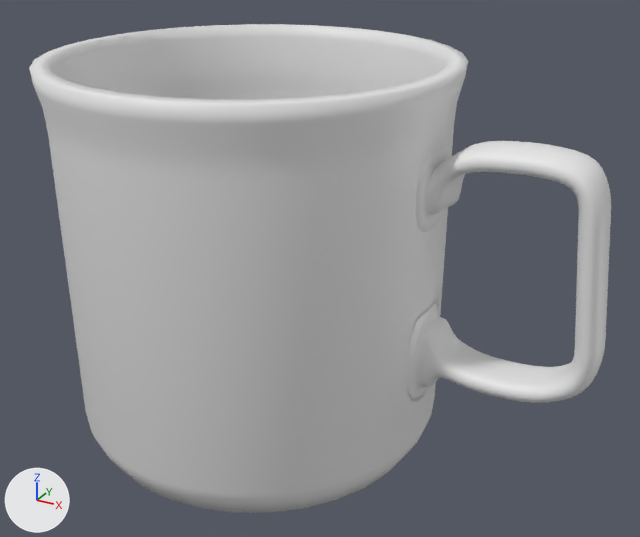
The Blender file krita/cup/cup.blend as it was, and as the next commit left it.
One viewpoint serves both versions: a 50 mm camera at (0.089, -0.1363, 0.1048) aimed at (0.0143, -0.0006, 0.037). Every picture has the same lights, and +X, +Y and +Z are marked at lower left.

Script lines for the objects in view, before the commit:
```python
me_cylinder = bpy.data.meshes.new('Cylinder')
me_cylinder.from_pydata(...)  # 224 vertices, 193 faces; spans x -0.0384..0.0384, y -0.0385..0.0386, z -0.0001..0.0755
me_cylinder.polygons.foreach_set('use_smooth', [True] * 193)
me_plane = bpy.data.meshes.new('Plane')
me_plane.from_pydata(...)  # 300 vertices, 291 faces; spans x -0.0192..0.0232, y -0.0079..0.0079, z 0.0147..0.0661
me_plane.polygons.foreach_set('use_smooth', [True] * 291)
ob_cylinder = bpy.data.objects.new('Cylinder', me_cylinder)
ob_cylinder.location = (0.0, 0.0, 0.0)
_m = ob_cylinder.modifiers.new('Solidify', 'SOLIDIFY')
_m.thickness = 0.003
ob_plane = bpy.data.objects.new('Plane', me_plane)
ob_plane.location = (0.0508, 0.0, 0.0)
ob_plane.scale = (0.737, 1.0, 1.0)
_vg = ob_plane.vertex_groups.new(name='Group')
# vertex group weights elided
_m = ob_plane.modifiers.new('Subdivision', 'SUBSURF')
_m.render_levels = 1
_m = ob_plane.modifiers.new('Shrinkwrap', 'SHRINKWRAP')
_m.target = ob_cylinder
_m.vertex_group = 'Group'
```
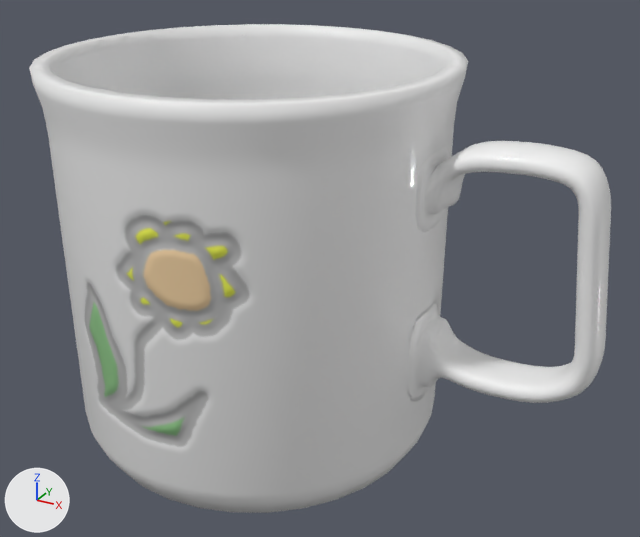
What changed in the scene script:
```text
Add img_cup_normal_png:
    img_cup_normal_png = load_image('cup_normal.png', 'cup_normal.png', 1024, 1024, 'Non-Color')
Add img_cup_diffuse_png:
    img_cup_diffuse_png = load_image('cup_diffuse.png', 'cup_diffuse.png', 1024, 1024, 'sRGB')
Add mat_material_001:
    mat_material_001 = bpy.data.materials.new('Material.001')
    # uses the picture img_cup_diffuse_png
    # uses the picture img_cup_normal_png
Change me_cylinder:
    used by ob_cylinder; location = (0.0, 0.0, 0.0)
    remove me_cylinder.from_pydata(...)  # 224 vertices, 193 faces; spans x -0.0384..0.0384, y -0.0385..0.0386, z -0.0001..0.0755
    add me_cylinder.from_pydata(...)  # 448 vertices, 418 faces; spans x -0.0384..0.0384, y -0.0385..0.0386, z -0.0001..0.0759
    me_cylinder part 1
    219 vertices are added at x -0.0354..0.0354, y -0.0355..0.0356, z 0.0025..0.0759
    5 new vertices lie (0.0, 0.0002, -0.0025) away from vertices in x -0.0294..0.025, y -0.0355..-0.0198, z 0.0758
    225 new faces join them
    me_cylinder part 2: 193 kept faces spanning x -0.0384..0.0384, y -0.0385..0.0386, z -0.0001..0.0755 get new texture (UV) coordinates
    me_cylinder part 3: 193 faces spanning x -0.0384..0.0384, y -0.0385..0.0386, z -0.0001..0.0755 switch from no material to mat_material_001
Change ob_cylinder:
    remove _m = ob_cylinder.modifiers.new('Solidify', 'SOLIDIFY')
    remove _m.thickness = 0.003
```

Location of each change, [x1, y1, x2, y2] in pixels of the pictures (640 x 537 px):
part 1 of me_cylinder, added: after [30, 24, 468, 106]
part 3 of me_cylinder, recoloured: [82, 139, 452, 455] in both
